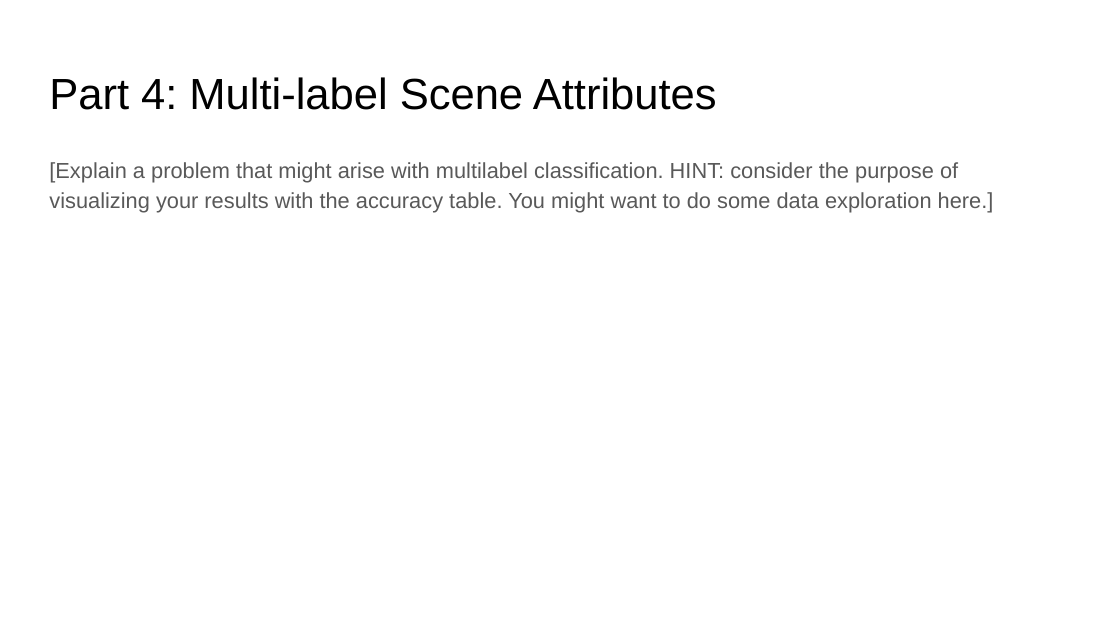
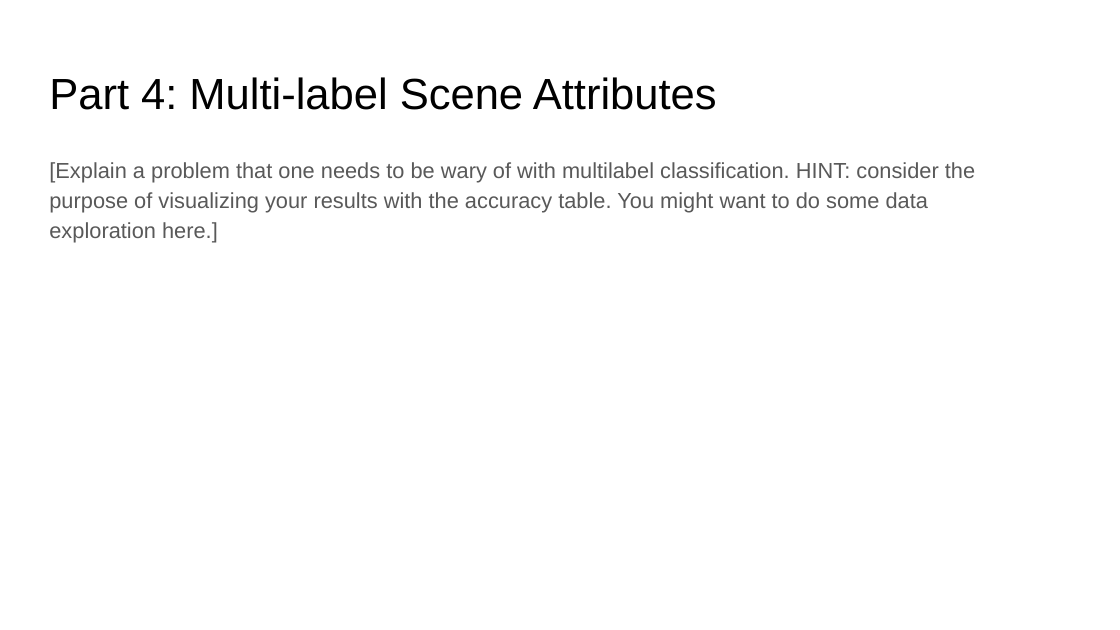
Before and after one commit to ShuvoNewaz/CS-6476-Projects-Fall2022, a slide deck: slide 14 of docs/proj4_report.pptx. Drawn at 1120x630 pixels with LibreOffice and Linux fonts; fonts in the diff are those of the drawing. Boxes give left, top, right and bottom in pixels: in the first picture for what was removed or moved away, otherwise in the second. Text is boxed around its words. In the diff, an @@ line names an element or a change of style, - is before the commit and + after.

```diff
--- a/docs/proj4_report.pptx
+++ b/docs/proj4_report.pptx
@@ text at (49,162,975,242): text changed @@
-[Explain a problem that might arise with multilabel classification. HINT: consider the purpose of visualizing your results with the accuracy table. You might want to do some data exploration here.]
+[Explain a problem that one needs to be wary of with multilabel classification. HINT: consider the purpose of visualizing your results with the accuracy table. You might want to do some data exploration here.]
```
Also in this commit, not shown: 2 other slides changed, 1 other file.
